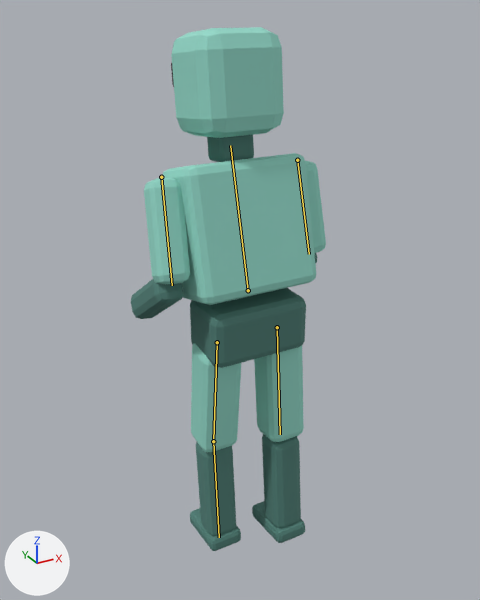
Renders of the glTF model games/dojo/assets/mannequin.glb from each side of a commit.
Rendered twice from a camera (50 mm lens) standing at (-0.853, -1.504, 0.789) and looking at (-0.002, 0.043, 0.015). The lights are fixed; the arrows at lower left show +X, +Y and +Z. The picture after the commit comes second. Both versions are drawn at frame 1 of the action 'run'; the numbers are the values there. The bones that change are drawn over the model as lines.

The first picture shows 'foot_L_piece', 'foot_R_piece', 'forearm_L_piece', 'forearm_R_piece', 'head_piece', 'neck_piece', 'pelvis_piece', 'shin_L_piece', 'shin_R_piece', 'thigh_L_piece', 'thigh_R_piece', 'torso_piece', 'upper_arm_L_piece', 'upper_arm_R_piece', 'visor_piece'.
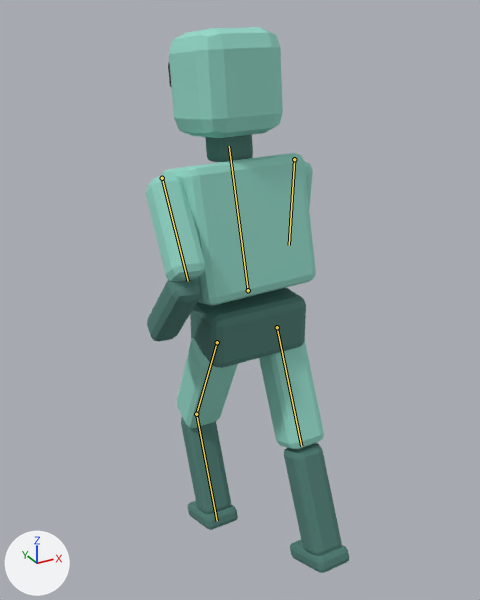
Patch to the scene script:
```diff
--- a/games/dojo/assets/mannequin.glb.py
+++ b/games/dojo/assets/mannequin.glb.py
@@ bone_spine @@
 bone_spine = bpy.data.objects['mannequin'].pose.bones['spine']  # child of 'hips'
-bone_spine.rotation_quaternion = (0.992, 0.122, 0.006, -0.001)  # degrees (14, 1, 0)
+bone_spine.rotation_quaternion = (0.992, 0.122, 0.027, -0.003)  # degrees (14, 3, 0)
@@ bone_upper_arm_l @@
 bone_upper_arm_l = bpy.data.objects['mannequin'].pose.bones['upper_arm_L']  # child of 'spine'
-bone_upper_arm_l.rotation_quaternion = (0.995, 0.044, -0.002, -0.043)  # degrees (5, 0, -5)
+bone_upper_arm_l.rotation_quaternion = (0.977, 0.203, -0.009, -0.043)  # degrees (23, 0, -5)
@@ bone_upper_arm_r @@
 bone_upper_arm_r = bpy.data.objects['mannequin'].pose.bones['upper_arm_R']  # child of 'spine'
-bone_upper_arm_r.rotation_quaternion = (-0.995, 0.044, 0.002, -0.043)  # degrees (-5, 0, 5)
+bone_upper_arm_r.rotation_quaternion = (-0.977, 0.203, 0.009, -0.043)  # degrees (-23, 0, 5)
@@ bone_thigh_l @@
 bone_thigh_l = bpy.data.objects['mannequin'].pose.bones['thigh_L']  # child of 'hips'
-bone_thigh_l.rotation_quaternion = (0.996, -0.047, 0.0, 0.0)  # degrees (-5, 0, 0)
+bone_thigh_l.rotation_quaternion = (0.974, -0.216, 0.0, 0.0)  # degrees (-25, 0, 0)
@@ bone_shin_l @@
 bone_shin_l = bpy.data.objects['mannequin'].pose.bones['shin_L']  # child of 'thigh_L'
-bone_shin_l.rotation_quaternion = (0.984, 0.087, 0.0, 0.0)  # degrees (10, 0, 0)
+bone_shin_l.rotation_quaternion = (0.911, 0.395, 0.0, 0.0)  # degrees (47, 0, 0)
@@ bone_thigh_r @@
 bone_thigh_r = bpy.data.objects['mannequin'].pose.bones['thigh_R']  # child of 'hips'
-bone_thigh_r.rotation_quaternion = (0.996, 0.047, 0.0, 0.0)  # degrees (5, 0, 0)
+bone_thigh_r.rotation_quaternion = (0.974, 0.216, 0.0, 0.0)  # degrees (25, 0, 0)
```

Changed parts and their boxes [x1, y1, x2, y2] in the pictures (480 x 600 px):
'torso_piece', posed: before [162, 153, 316, 305]; after [161, 153, 316, 306]
'head_piece', posed: before [171, 27, 284, 138]; after [169, 27, 283, 138]
'shin_R_piece', posed (48% wider, 19% taller): before [262, 434, 301, 529]; after [284, 443, 342, 556]
'thigh_R_piece', posed (29% wider, 12% taller): before [254, 346, 304, 442]; after [259, 341, 324, 449]
'upper_arm_L_piece', posed (28% wider): before [144, 178, 190, 284]; after [146, 176, 205, 281]
'thigh_L_piece', posed (22% wider, 17% shorter): before [191, 343, 241, 452]; after [177, 338, 238, 428]
'shin_L_piece', posed (24% wider): before [196, 442, 236, 536]; after [181, 417, 231, 514]
'forearm_L_piece', posed (56% taller): before [131, 279, 183, 319]; after [147, 278, 201, 341]
'foot_R_piece', posed (11% wider, 21% shorter): before [252, 501, 305, 543]; after [290, 540, 349, 573]
'foot_L_piece', posed (32% shorter): before [190, 508, 241, 551]; after [188, 501, 238, 530]
'neck_piece', posed: before [207, 135, 254, 162]; after [205, 135, 253, 162]
'upper_arm_R_piece', posed (mostly hidden afterwards): before [305, 161, 326, 253]; after [304, 161, 313, 208]
'visor_piece', posed (mostly hidden): before [171, 63, 174, 87]; after [168, 63, 172, 88]
'forearm_R_piece', posed (not visible afterwards): before [314, 253, 317, 263]
bone 'spine', root to tip: before (248, 290) to (230, 145); after (248, 290) to (229, 146)
bone 'upper_arm_L', root to tip: before (161, 177) to (172, 285); after (162, 178) to (188, 281)
bone 'upper_arm_R', root to tip: before (297, 160) to (309, 254); after (294, 159) to (289, 245)
bone 'thigh_L', root to tip: before (217, 342) to (213, 441); after (217, 342) to (196, 414)
bone 'shin_L', root to tip: before (213, 441) to (219, 537); after (196, 414) to (217, 521)
bone 'thigh_R', root to tip: before (277, 327) to (280, 434); after (277, 327) to (301, 446)
